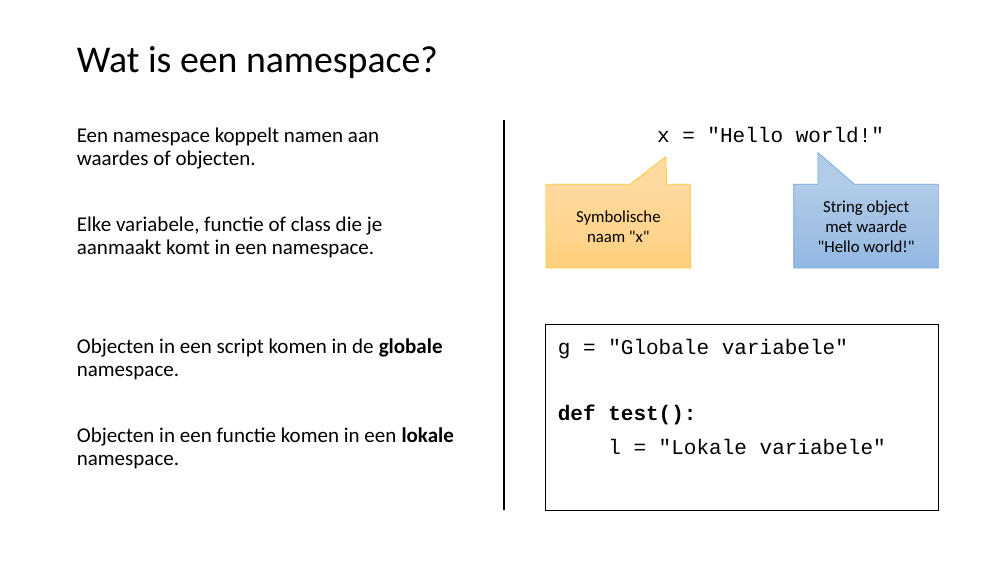
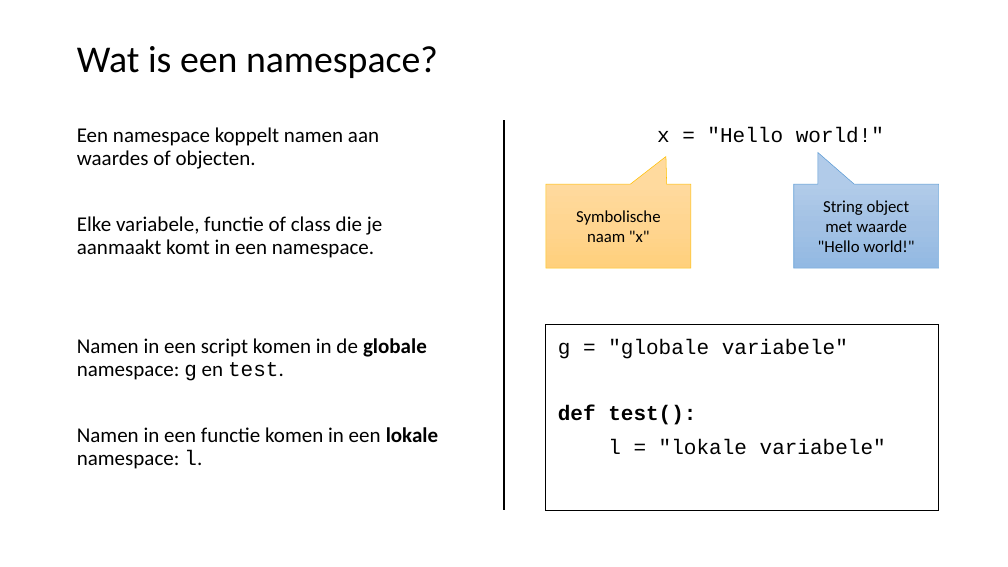
Before and after one commit to LFKoning/knowledge-sharing, a slide deck: slide 40 of python_trainees/1_basics_classes/python_traineeship_1.pptx. Drawn at 1008x567 pixels with LibreOffice and Linux fonts; fonts in the diff are those of the drawing. Boxes give left, top, right and bottom in pixels: in the first picture for what was removed or moved away, otherwise in the second. Text is boxed around its words. In the diff, an @@ line names an element or a change of style, - is before the commit and + after.

```diff
--- a/python_trainees/1_basics_classes/python_traineeship_1.pptx
+++ b/python_trainees/1_basics_classes/python_traineeship_1.pptx
@@ text at (77, 338, 438, 469): text changed @@
-Objecten in een script komen in de globale namespace.
-Objecten in een functie komen in een lokale namespace.
+Namen in een script komen in de globale namespace: g en test.
+Namen in een functie komen in een lokale namespace: l.
@@ text in rectangle at (558, 339, 848, 359): text changed @@
-g = "Globale variabele"
+g = "globale variabele"
@@ text in rectangle at (608, 439, 886, 455): text changed @@
-l = "Lokale variabele"
+l = "lokale variabele"
```
Also in this commit, not shown: 14 other slides changed, 3 other files.
